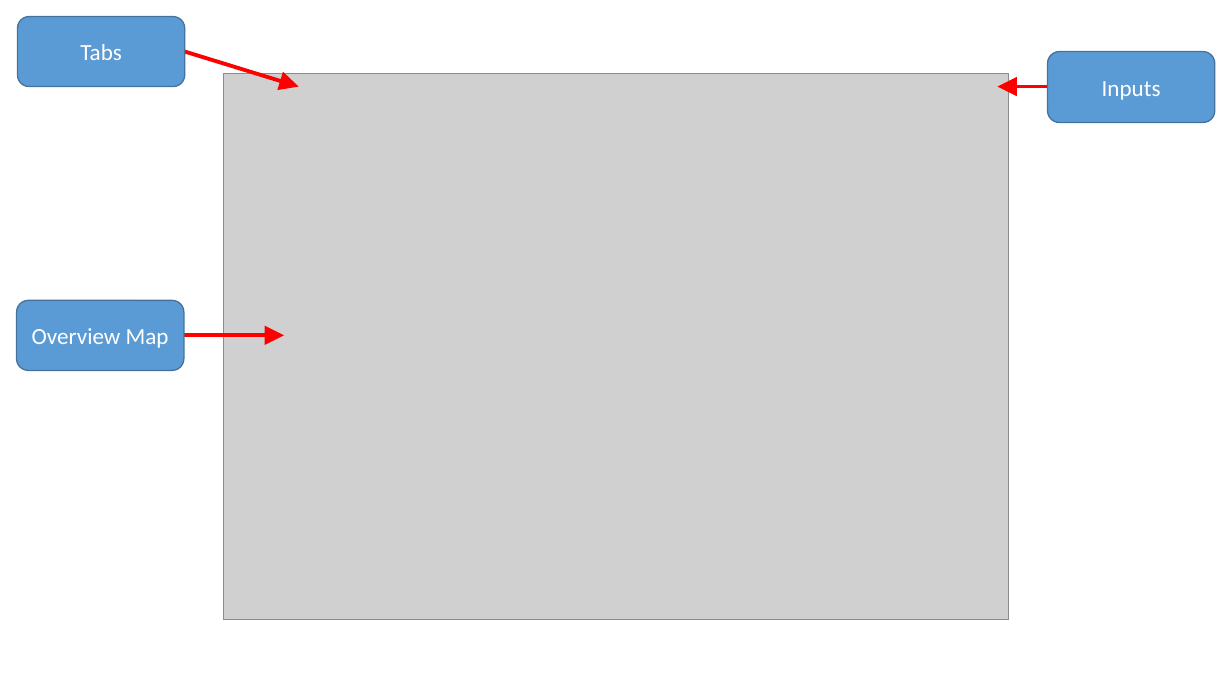
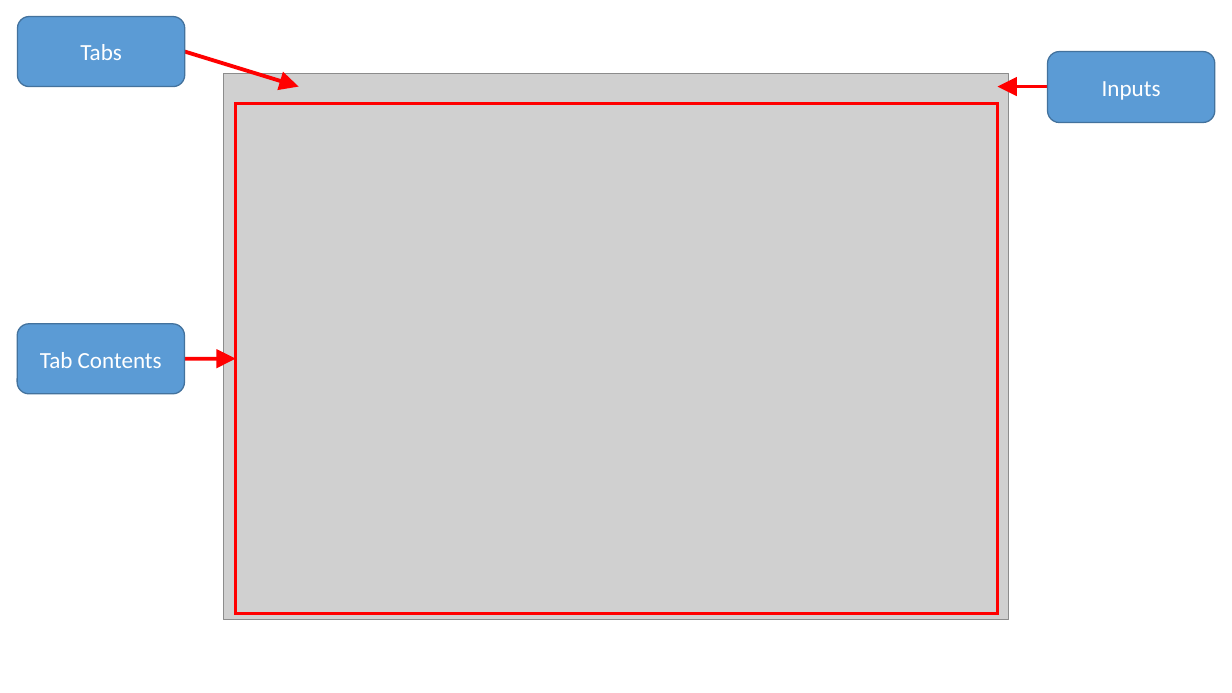
Before and after one commit to JGCRI/argus, a slide deck: slide 1 of vignettes/vignetteFigs/00vignetteFigs.pptx. Drawn at 1232x693 pixels with LibreOffice and Linux fonts; fonts in the diff are those of the drawing; grey boxes stand for pictures. Boxes give left, top, right and bottom in pixels: in the first picture for what was removed or moved away, otherwise in the second. Text is boxed around its words. In the diff, an @@ line names an element or a change of style, - is before the commit and + after.

```diff
--- a/vignettes/vignetteFigs/00vignetteFigs.pptx
+++ b/vignettes/vignetteFigs/00vignetteFigs.pptx
@@ rectangle added at [236,104,998,614], outline #FF0000 2.25 pt @@
@@ rounded rectangle "Tab Contents": place and size @@
-rounded rectangle "Tab Contents" at [17,300,184,371]
+rounded rectangle "Tab Contents" at [18,323,185,394]
@@ text in rounded rectangle at [40,352,162,368]: text changed @@
-Overview Map
+Tab Contents
@@ arrow moved from (184, 335) - (284, 335) to (185, 359) - (236, 359) @@
```
Also in this commit, not shown: 2 slides added, 5 other files.
